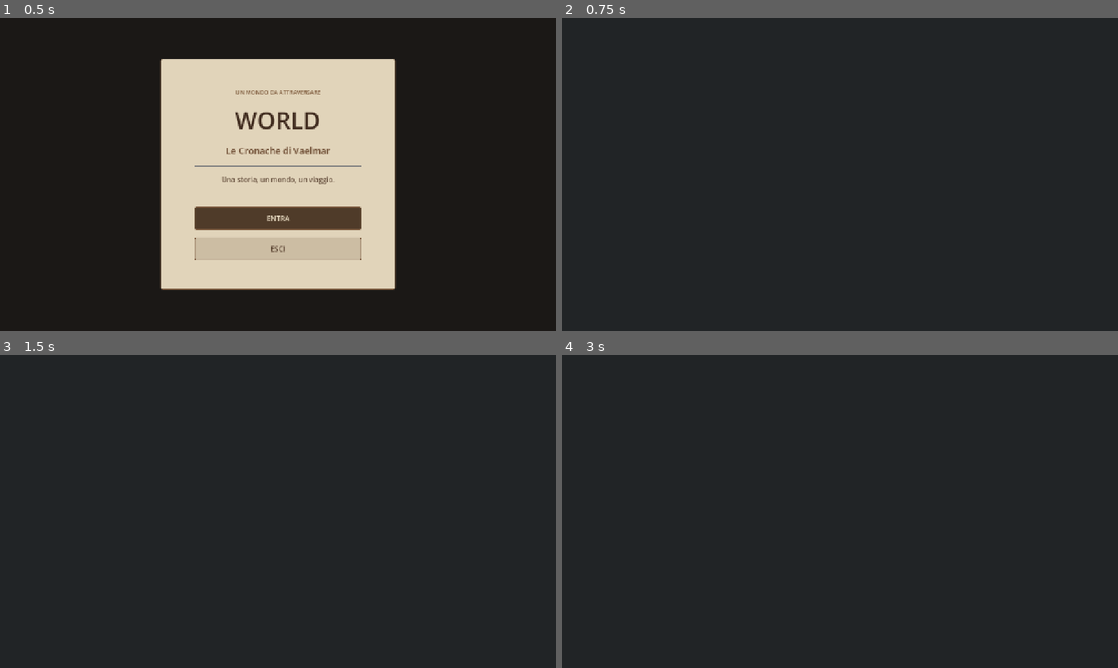
Above: before the commit, frames 1-4 (two rows, left to right).
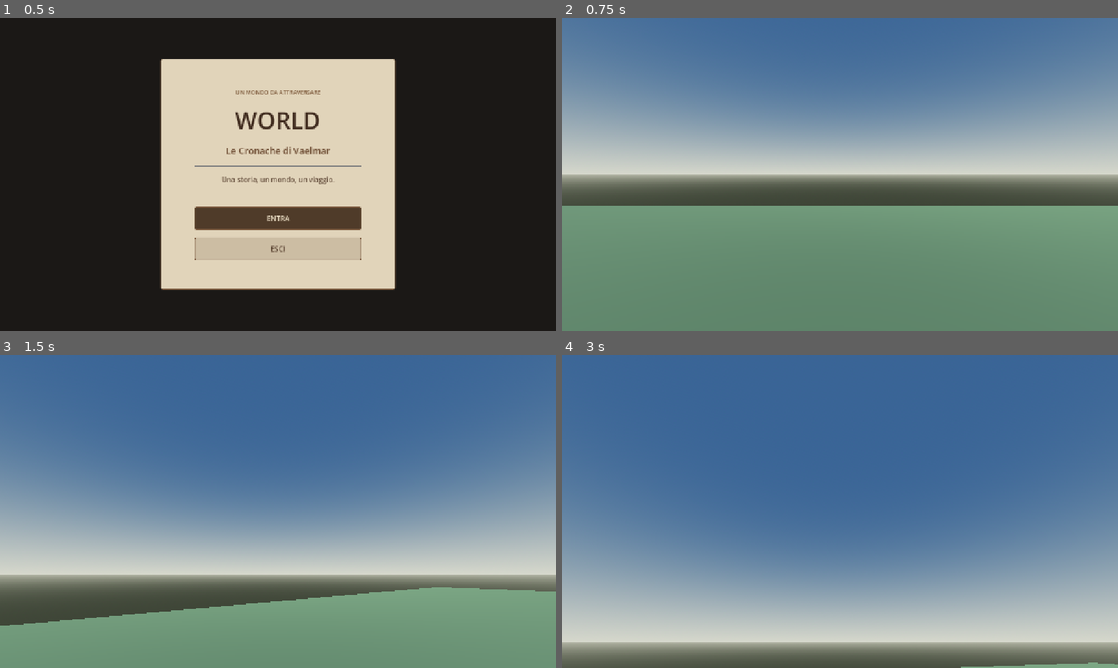
Above: after the commit, the same moments.

Repository: JonaDev2026/world3d
Game: Godot game, scene res://scenes/menu.tscn
The game is run twice, just before and just after one commit, with the same random seed, the same clock (stepped at 60 frames per second) and the same inputs.
Inputs (mouse positions are in pixels of both pictures, inside the frame that each line leads up to):
- Up to frame 1 (0.5 s): no input
- Up to frame 2 (0.75 s): click "ENTRA" at 0.5 s
- Up to frame 3 (1.5 s): tap Enter at 1.25 s; move the mouse to (400, 495) at 1.27 s; hold D from 1.28 s (still down); click (400, 495) at 1.42 s
- Up to frame 4 (3 s): tap Space at 1.52, 2.27 s; move the mouse to (728, 527) at 2.02 s; release D at 2.03 s; hold S 2.03-2.78 s; move the mouse to (895, 442) at 2.77 s; hold D from 2.78 s (still down)

Frame 1 is identical in both runs. In frame 2, 100% of the frame differs, in the area x 0-100%, y 0-100%; in frame 3, 100%; in frame 4, 100%.
Error before the commit: Parse Error: Cannot infer the type of "wx" variable because the value doesn't have a set type. (res://scripts/empty_world.gd:134)

Commit message:
Fix GDScript window coordinate type

Diff:
--- a/scripts/empty_world.gd
+++ b/scripts/empty_world.gd
@@ -131,7 +131,7 @@
 	_box_at(root, "Door", Vector3(0, 1.15, -depth * 0.5 - 0.045), Vector3(door_width, 2.05, 0.12), "wood", false)
 	_box_at(root, "DoorLintel", Vector3(0, 2.22, -depth * 0.5 - 0.12), Vector3(1.35, 0.18, 0.2), "timber", false)
 	for side in [-1.0, 1.0]:
-		var wx := side * width * 0.29
+		var wx: float = float(side) * width * 0.29
 		_box_at(root, "WindowFrame", Vector3(wx, 2.35, -depth * 0.5 - 0.07), Vector3(1.0, 1.2, 0.16), "timber", false)
 		_box_at(root, "WindowGlass", Vector3(wx, 2.35, -depth * 0.5 - 0.16), Vector3(0.72, 0.92, 0.08), "window", false)
 		_box_at(root, "WindowCross", Vector3(wx, 2.35, -depth * 0.5 - 0.22), Vector3(0.08, 1.0, 0.08), "wood", false)
